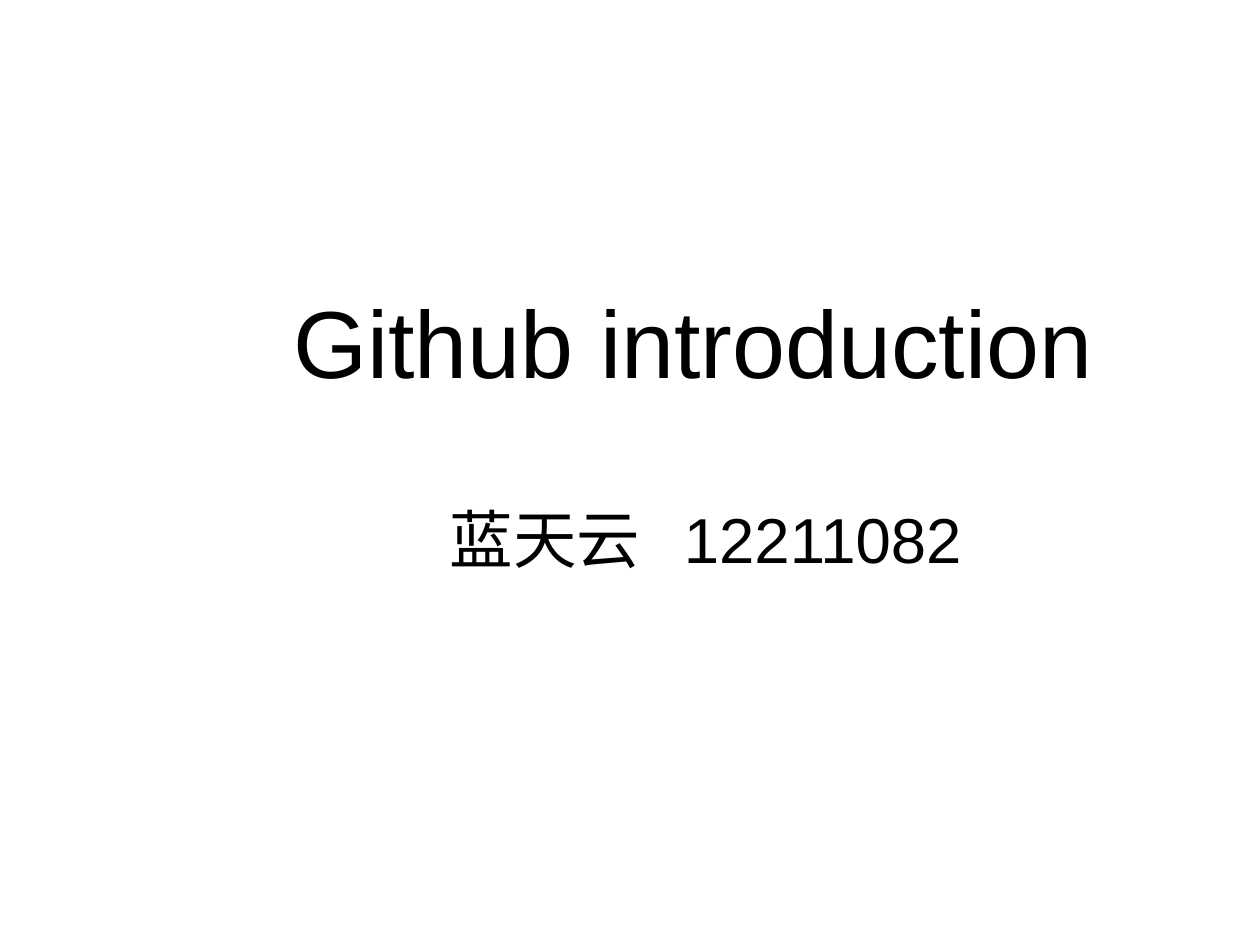
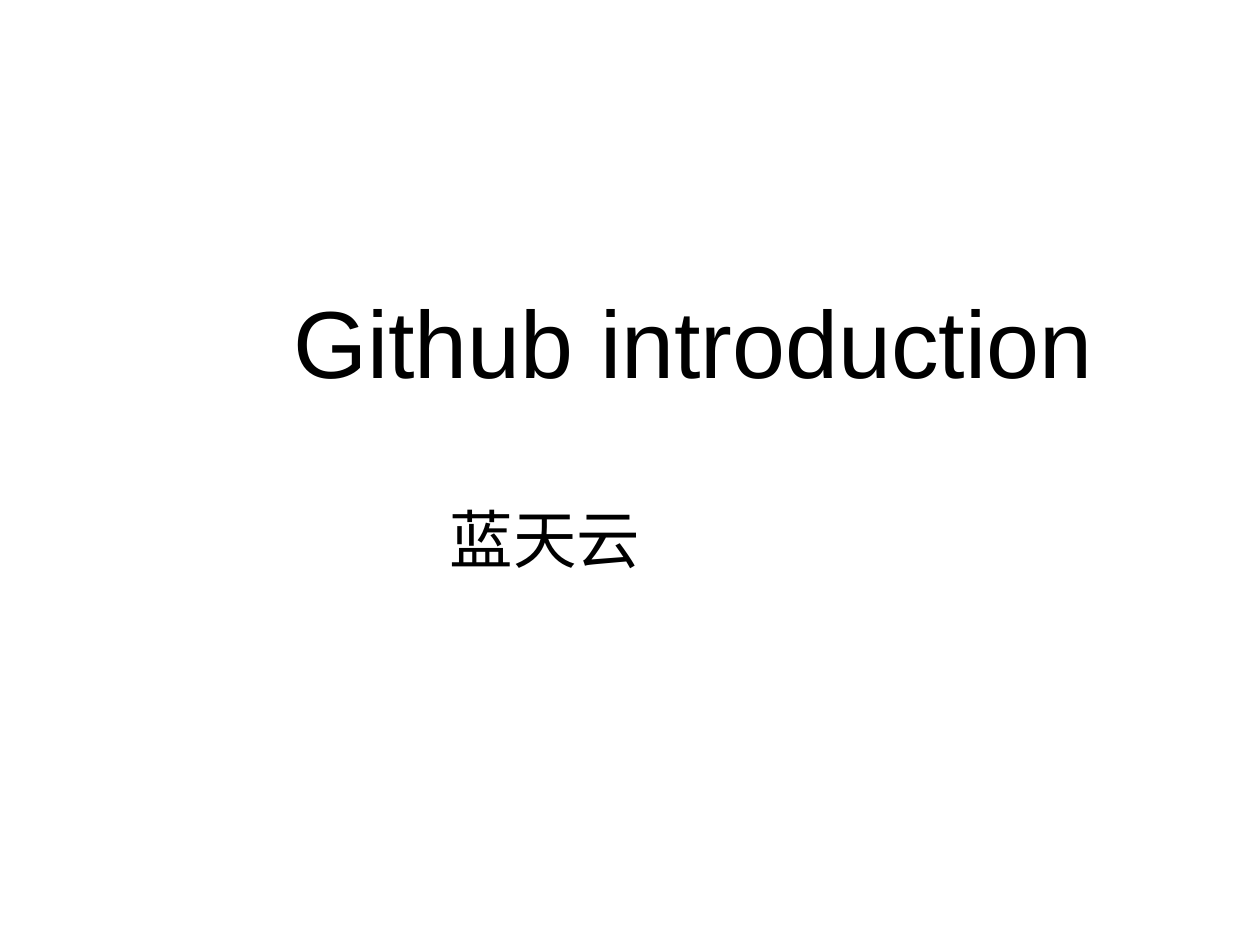
Before and after one commit to githubchild/second-try, a slide deck: slide 1 of git.odp. Drawn at 1260x945 pixels with LibreOffice and Linux fonts; fonts in the diff are those of the drawing. Boxes give left, top, right and bottom in pixels: in the first picture for what was removed or moved away, otherwise in the second. Text is boxed around its words. In the diff, an @@ line names an element or a change of style, - is before the commit and + after.

```diff
--- a/git.odp
+++ b/git.odp
@@ text at bbox=[450, 509, 640, 568]: text changed @@
-蓝天云 12211082
+蓝天云
```
Also in this commit, not shown: 2 other files.
